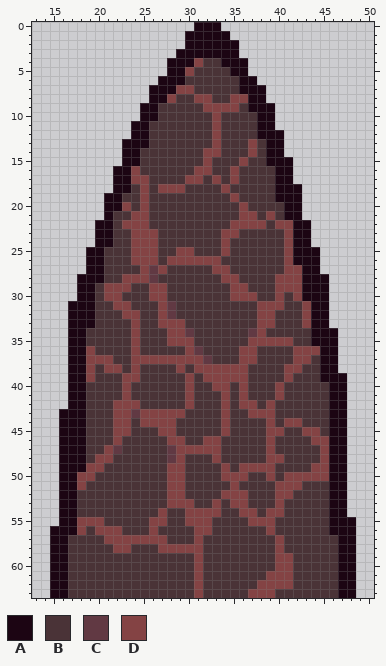
Edited in one commit: pixel-art sprite (graphics/snake_default/tail.png). Above is the file before it was changed.
The file is 64x64 pixels. Shown: x 13..50, y 0..63.
Palette (. is transparent): A #1c0513  B #4a3337  C #613943  D #844344
After:
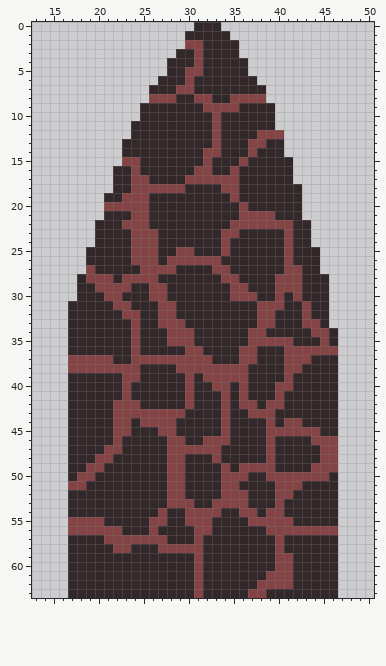
Change:
@@ palette @@
-B #4a3337
+B #322729
@@ x 13..50 @@
- 0 ..................AAA.................
- 1 .................AAAAA................
- 2 .................AAAAAA...............
- 3 ................AAAAAAA...............
- 4 ...............AAADBBAAA..............
- 5 ...............AADBBBBAA..............
- 6 ..............AAABBBBBBAA.............
- 7 .............AAADDBBBBBAAA............
- 8 .............AADBBDDBBDDAA............
- 9 ............AABBBBBDDDDBAAA...........
-10 ............AABBBBBBDBBBBAA...........
-11 ...........AABBBBBBBDBBBBAA...........
-12 ...........AABBBBBBBDBBBBAAA..........
-13 ..........AAABBBBBBBDBBBDBAA..........
-14 ..........AABBBBBBBDDBBBDBAA..........
-15 ..........AABBBBBBBDBBBDBBAAA.........
-16 .........AADBBBBBBDDBBDBBBBAA.........
-17 .........AADDBBBBDDBDBDBBBBAA.........
-18 .........AABDBDDDBBBBDBBBBBAAA........
-19 ........AABBDBBBBBBBBBDBBBBAAA........
-20 ........AADBDBBBBBBBBBBDBBBBAA........
-21 ........ABBDDBBBBBBBBBBDDBDBAA........
-22 .......AABDDDBBBBBBBBBDDDDBDDAA.......
-23 .......AABBDDDBBBBBBBDDBBBBBDAA.......
-24 .......AABBDDDBBBBBBBDBBBBBBDAA.......
-25 ......AABBBDDDBBDDBBBDBBBBBBDAAA......
-26 ......AABBBDDDBDDDDDDBBBBBBBDAAA......
-27 ......AABBBBDCDBBBBBDDBBBBBBDDAA......
-28 .....AAABBDDDCBBBBBBBDDBBBBDDDAAA.....
-29 .....AABDDDBBDDBBBBBBBDDBBBDDDAAA.....
-30 .....AABDDBBBDDBBBBBBBDDDBBDBDAAA.....
-31 ....AAABBDDBBBDCBBBBBBBBBDDDBBDAA.....
-32 ....AAABBBDDBBDCBBBBBBBBBDDBBBDAA.....
-33 ....AAABBBBDBBDDDBBBBBBBBDDBBBDAA.....
-34 ....AABBBBBDBBBDDCBBBBBBCDBBBBBAAA....
-35 ....AABBBBBDBBBDDDBBBBBBDDDDDBBAAA....
-36 ....AADBBBBDBBBBBDCBBBBDDBBBBDDDAA....
-37 ....AADDDBBDDDDDDDDCBBBDDBBBBDDBAA....
-38 ....AADBDDBDBBBBDBDDDDDDBBBBDDBBAA....
-39 ....AADBBBDDBBBBBDBDDDDDBBBBDBBBAAA...
-40 ....AABBBBDBBBBBBDBBDDBDBBBDBBBBBAA...
-41 ....AABBBBDBBBBBBDBBBDBDBBBDBBBBBAA...
-42 ....AABBBDDDBBBBBDBBBDBDDBDBBBBBBAA...
-43 ...AAABBBDDCDDDDDBBBBDBBDDDBBBBBBAA...
-44 ...AAABBBDDBDDDDBBBBBDBBBBDBDDBBBAA...
-45 ...AAABBBDDBBBDDBBBBBDBBBBDDBBDDBAA...
-46 ...AAABBBDBBBBBDDBBDDBBBBBDBBBBDDAA...
-47 ...AAABBDCBBBBBCDDDDDBBBBBDBBBBBDAA...
-48 ...AAABDDBBBBBBCDBBBDBBBBBDDBBBBDAA...
-49 ...AAADDBBBBBBBDDBBBBDBDDDDBBBBDDAA...
-50 ...AADDBBBBBBBBDDBBBBDDDBBDBDDDDDAA...
-51 ...AADBBBBBBBBBDDBBBBBDBBBBDDDBBBAA...
-52 ...AABBBBBBBBBBDDBBBBDDDBBBDDBBBBAA...
-53 ...AABBBBBBBBBBDDDBBDBDDBBBDBBBBBAA...
-54 ...AABBBBBBBBBDBBDDDDBBDDBDDBBBBBAA...
-55 ...AADDDBBBBBDDBBDDDBBBBDDDBBBBBBAAA..
-56 ..AAADBDDDBBBDBBBBDDBBBBBBDBBBBBBAAA..
-57 ..AABBBBDDDDDDDBBBDBBBBBBBBDBBBBBBAA..
-58 ..AABBBBBDDBBBDDDDDBBBBBBBBDBBBBBBAA..
-59 ..AABBBBBBBBBBBBBBDBBBBBBBBDDBBBBBAA..
-60 ..AABBBBBBBBBBBBBBDBBBBBBBBDDBBBBBAA..
-61 ..AABBBBBBBBBBBBBBDBBBBBBBDDDBBBBBAA..
-62 ..AABBBBBBBBBBBBBBDBBBBBBDDDDBBBBBAA..
-63 ..AABBBBBBBBBBBBBBDBBBBBDDDBBBBBBBAA..
+ 0 ..................BBB.................
+ 1 .................BBBBB................
+ 2 .................DDBBBB...............
+ 3 ................BBDBBBB...............
+ 4 ...............BBBDBBBBB..............
+ 5 ...............BBDDBBBBB..............
+ 6 ..............BBBDBBBBBBB.............
+ 7 .............BBBDDBBBBBBBB............
+ 8 .............DDDBBDDBBDDDD............
+ 9 ............BBBBBBBDDDDBBBB...........
+10 ............BBBBBBBBDBBBBBB...........
+11 ...........BBBBBBBBBDBBBBBB...........
+12 ...........BBBBBBBBBDBBBBDDD..........
+13 ..........BBBBBBBBBBDBBBDDBB..........
+14 ..........BBBBBBBBBDDBBBDBBB..........
+15 ..........DDBBBBBBBDBBBDBBBBB.........
+16 .........BBDBBBBBBDDBBDBBBBBB.........
+17 .........BBDDBBBBDDDDDDBBBBBB.........
+18 .........BBDDDDDDBBBBDDBBBBBBB........
+19 ........BBDDDBBBBBBBBBDBBBBBBB........
+20 ........DDDDDBBBBBBBBBBDBBBBBB........
+21 ........BBBDDBBBBBBBBBBDDDDBBB........
+22 .......BBBDDDBBBBBBBBBDDDDDDDBB.......
+23 .......BBBBDDDBBBBBBBDDBBBBBDBB.......
+24 .......BBBBDDDBBBBBBBDBBBBBBDBB.......
+25 ......BBBBBDDDBBDDBBBDBBBBBBDBBB......
+26 ......BBBBBDDDBDDDDDDBBBBBBBDBBB......
+27 ......DBBBBBDDDDBBBBDDBBBBBBDDBB......
+28 .....BDDDBDDDDBBBBBBBDDBBBBDDDBBB.....
+29 .....BBDDDDBBDDBBBBBBBDDBBBDDDBBB.....
+30 .....BBBDDBBBDDBBBBBBBDDDBBDBDBBB.....
+31 ....BBBBBDDBBBDDBBBBBBBBBDDDBBDBB.....
+32 ....BBBBBBDDBBDDBBBBBBBBBDDBBBDBB.....
+33 ....BBBBBBBDBBDDDBBBBBBBBDDBBBDDB.....
+34 ....BBBBBBBDBBBDDDBBBBBBDDBBBBBDDB....
+35 ....BBBBBBBDBBBDDDBBBBBBDDDDDBBBDB....
+36 ....BBBBBBBDBBBBBDDBBBBDDBBBDDDDDD....
+37 ....DDDDDBBDDDDDDDDDBBBDDBBBDDDBBB....
+38 ....DDDDDDDDBBBBDDDDDDDDBBBBDDBBBB....
+39 ....BBBBBBDDBBBBBDBDDDDDBBBBDBBBBB....
+40 ....BBBBBBDBBBBBBDBBDDBDBBBDDBBBBB....
+41 ....BBBBBBDBBBBBBDBBBDBDBBBDBBBBBB....
+42 ....BBBBBDDDBBBBBDBBBDBDDBDDBBBBBB....
+43 ....BBBBBDDDDDDDDBBBBDBBDDDBBBBBBB....
+44 ....BBBBBDDBDDDDBBBBBDBBBBDBDDBBBB....
+45 ....BBBBBDDBBBDDBBBBBDBBBBDDDDDDBB....
+46 ....BBBBBDBBBBBDDBBDDDBBBBDBBBBDDD....
+47 ....BBBBDDBBBBBDDDDDDBBBBBDBBBBBDD....
+48 ....BBBDDBBBBBBDDBBBDBBBBBDBBBBBDD....
+49 ....BBDDBBBBBBBDDBBBBDBDDDDBBBBDDD....
+50 ....BDDBBBBBBBBDDBBBBDDDBBDDDDDDDB....
+51 ....DDBBBBBBBBBDDBBBBDDBBBBDDDBBBB....
+52 ....BBBBBBBBBBBDDBBBBDDDBBBDDBBBBB....
+53 ....BBBBBBBBBBBDDDBBDDDDBBBDBBBBBB....
+54 ....BBBBBBBBBBDBBDDDDBBDDBDDBBBBBB....
+55 ....DDDDBBBBBDDBBDDDBBBBDDDDDBBBBB....
+56 ....DDDDDDBBBDBBBBDDBBBBBBDDDDDDDD....
+57 ....BBBBDDDDDDDBBBDBBBBBBBBDBBBBBB....
+58 ....BBBBBDDBBBDDDDDBBBBBBBBDBBBBBB....
+59 ....BBBBBBBBBBBBBBDBBBBBBBBDDBBBBB....
+60 ....BBBBBBBBBBBBBBDBBBBBBBBDDBBBBB....
+61 ....BBBBBBBBBBBBBBDBBBBBBBDDDBBBBB....
+62 ....BBBBBBBBBBBBBBDBBBBBBDDDDBBBBB....
+63 ....BBBBBBBBBBBBBBDBBBBBDDBBBBBBBB....
Boxes around the changes in both pictures, in picture pixels (x1, y1, x2, y2):
changed: (50, 22, 356, 598)
